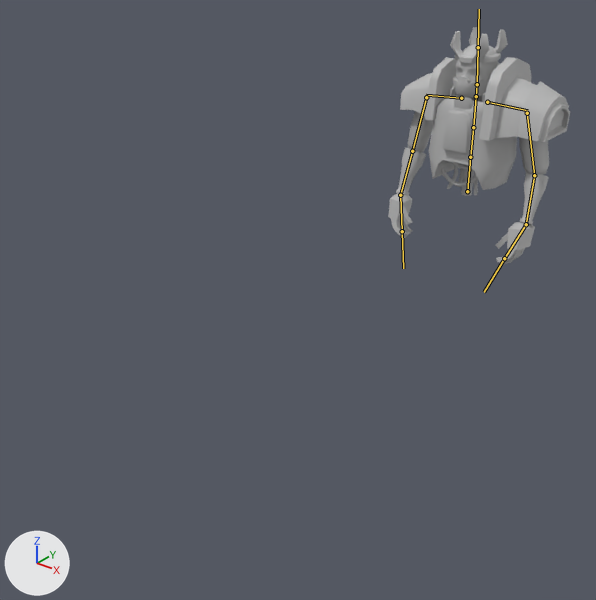
Before and after pictures for a commit that changed the FBX model Assets/Mesh/Characters/CosTorso.fbx.
Before and after are seen from a 50 mm lens placed at (2.61, -5.26, 2.78), pointed at (-0.25, -1.69, 0.57). Lighting does not change. The marker at lower left points along +X, +Y and +Z. The bones that bend it are drawn over the model as lines.
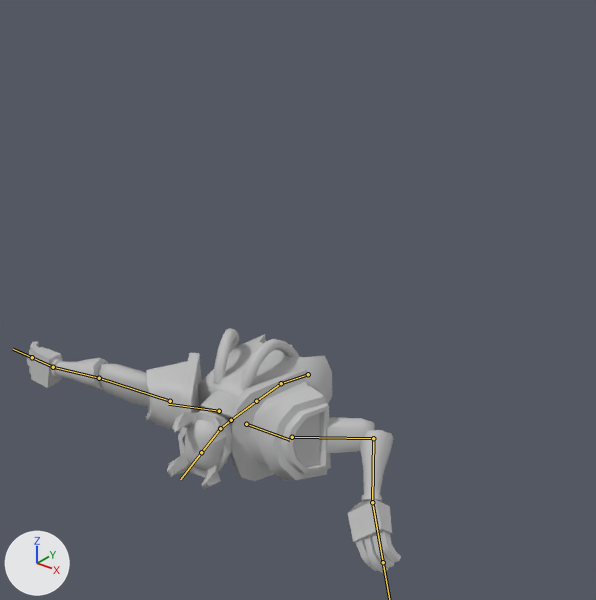
The newer file adds an action. The first version stands in its rest pose; the second is drawn at frame 121 of the action 'metarig.001|metarig.001Action'.

Boxes (x1, y1, x2, y2) around the edits, measured in the pictures (596 x 600 px):
```json
{"object": "polySurface18", "change": "posed", "before": [388, 27, 570, 265], "after": [27, 328, 401, 573], "on screen": "105% wider"}
{"bone": "spine.001", "before": "(467, 191) to (470, 157)", "after": "(308, 374) to (281, 383)"}
{"bone": "spine.002", "before": "(470, 157) to (473, 127)", "after": "(281, 383) to (256, 401)"}
{"bone": "spine.003", "before": "(473, 127) to (476, 96)", "after": "(256, 401) to (231, 420)"}
{"bone": "spine.005", "before": "(477, 84) to (478, 47)", "after": "(220, 428) to (201, 452)"}
{"bone": "upper_arm.L", "before": "(527, 113) to (534, 175)", "after": "(292, 437) to (373, 438)"}
{"bone": "forearm.L", "before": "(534, 175) to (526, 224)", "after": "(373, 438) to (372, 502)"}
{"bone": "shoulder.R", "before": "(461, 98) to (426, 95)", "after": "(219, 411) to (168, 404)"}
{"bone": "upper_arm.R", "before": "(426, 97) to (412, 151)", "after": "(170, 401) to (99, 378)"}
{"bone": "forearm.R", "before": "(412, 151) to (400, 195)", "after": "(99, 378) to (53, 367)"}
```

Edits to the scene script, one JSON object a line:
```json
{"block": "bone_spine_001", "where": "bone_spine_001 = bpy.data.objects['metarig.001'].pose.bones['spine.001']"}
{"op": "set", "path": "bone_spine_001.location", "old": "(0.0, 0.0, 0.0)", "new": "(0.003, -0.661, 1.847)"}
{"op": "set", "path": "bone_spine_001.rotation_quaternion", "old": "(1.0, 0.0, 0.0, 0.0)", "new": "(0.782, 0.623, 0.0, -0.001)", "note": "degrees (0, 0, 0) -> degrees (77, 0, 0)"}
{"block": "bone_spine_002", "where": "bone_spine_002 = bpy.data.objects['metarig.001'].pose.bones['spine.002']  # child of 'spine.001'"}
{"op": "set", "path": "bone_spine_002.rotation_quaternion", "old": "(1.0, 0.0, 0.0, 0.0)", "new": "(0.99, 0.138, 0.0, 0.0)", "note": "degrees (0, 0, 0) -> degrees (16, 0, 0)"}
{"block": "bone_spine_003", "where": "bone_spine_003 = bpy.data.objects['metarig.001'].pose.bones['spine.003']  # child of 'spine.002'"}
{"op": "set", "path": "bone_spine_003.rotation_quaternion", "old": "(1.0, 0.0, 0.0, 0.0)", "new": "(1.0, 0.014, 0.0, 0.0)", "note": "degrees (0, 0, 0) -> degrees (2, 0, 0)"}
{"block": "bone_spine_005", "where": "bone_spine_005 = bpy.data.objects['metarig.001'].pose.bones['spine.005']  # child of 'spine.004'"}
{"op": "set", "path": "bone_spine_005.rotation_quaternion", "old": "(1.0, 0.0, 0.0, 0.0)", "new": "(0.969, -0.156, -0.086, -0.171)", "note": "degrees (0, 0, 0) -> degrees (-16, -13, -18)"}
{"block": "bone_upper_arm_l", "where": "bone_upper_arm_l = bpy.data.objects['metarig.001'].pose.bones['upper_arm.L']  # child of 'shoulder.L'"}
{"op": "set", "path": "bone_upper_arm_l.rotation_quaternion", "old": "(1.0, 0.0, 0.0, 0.0)", "new": "(0.873, 0.191, -0.256, 0.369)", "note": "degrees (0, 0, 0) -> degrees (10, -36, 43)"}
{"block": "bone_forearm_l", "where": "bone_forearm_l = bpy.data.objects['metarig.001'].pose.bones['forearm.L']  # child of 'upper_arm.L'"}
{"op": "set", "path": "bone_forearm_l.rotation_quaternion", "old": "(1.0, 0.0, 0.0, 0.0)", "new": "(0.78, 0.294, 0.098, 0.544)", "note": "degrees (0, 0, 0) -> degrees (35, -10, 67)"}
{"block": "bone_shoulder_r", "where": "bone_shoulder_r = bpy.data.objects['metarig.001'].pose.bones['shoulder.R']  # child of 'spine.003'"}
{"op": "set", "path": "bone_shoulder_r.rotation_quaternion", "old": "(1.0, 0.0, 0.0, 0.0)", "new": "(0.961, 0.276, 0.013, -0.009)", "note": "degrees (0, 0, 0) -> degrees (32, 2, -1)"}
{"block": "bone_upper_arm_r", "where": "bone_upper_arm_r = bpy.data.objects['metarig.001'].pose.bones['upper_arm.R']  # child of 'shoulder.R'"}
{"op": "set", "path": "bone_upper_arm_r.rotation_quaternion", "old": "(1.0, 0.0, 0.0, 0.0)", "new": "(0.811, 0.134, 0.146, -0.55)", "note": "degrees (0, 0, 0) -> degrees (4, 23, -68)"}
{"block": "bone_forearm_r", "where": "bone_forearm_r = bpy.data.objects['metarig.001'].pose.bones['forearm.R']  # child of 'upper_arm.R'"}
{"op": "set", "path": "bone_forearm_r.rotation_quaternion", "old": "(1.0, 0.0, 0.0, 0.0)", "new": "(0.996, -0.03, 0.061, 0.061)", "note": "degrees (0, 0, 0) -> degrees (-3, 7, 7)"}
```
